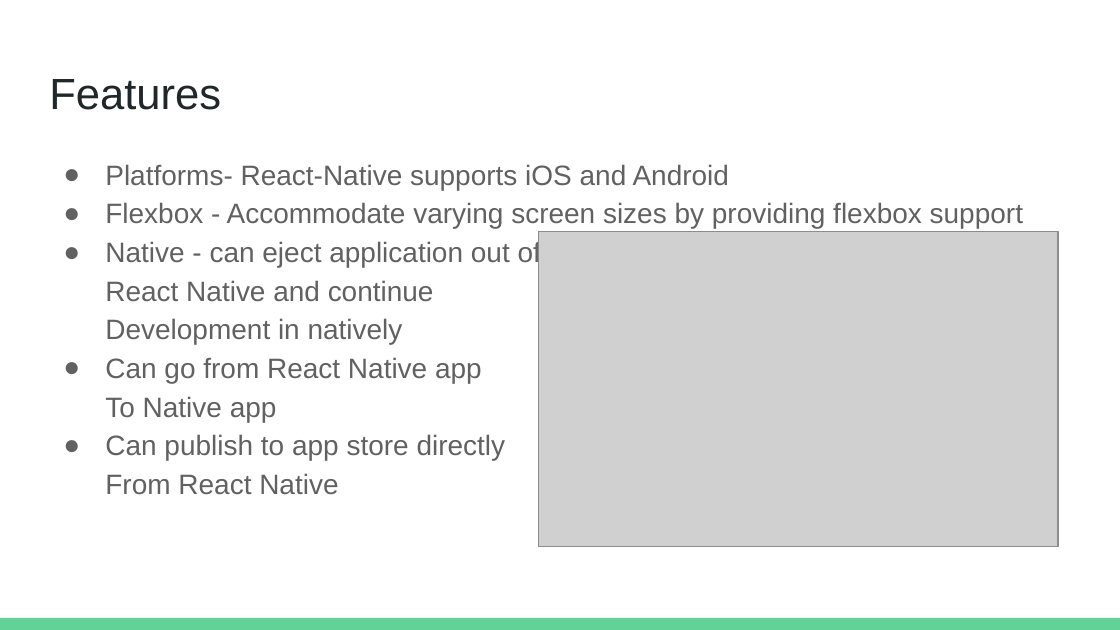
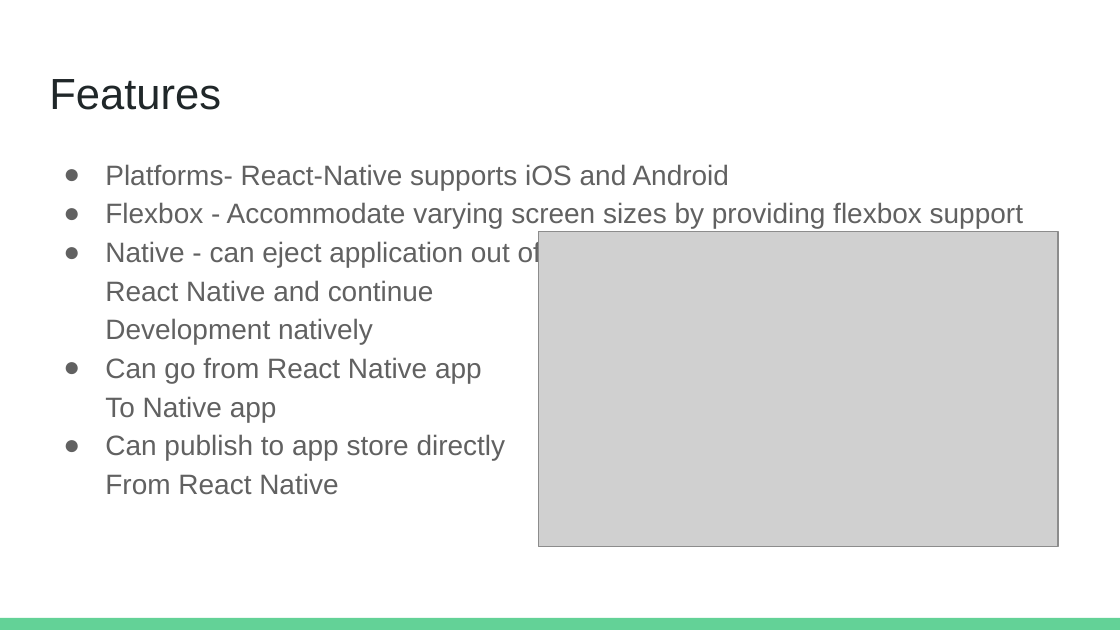
Before and after one commit to chasemoy/lightning-talk, a slide deck: slide 4 of Lightning Talk.pptx. Drawn at 1120x630 pixels with LibreOffice and Linux fonts; fonts in the diff are those of the drawing; grey boxes stand for pictures. Boxes give left, top, right and bottom in pixels: in the first picture for what was removed or moved away, otherwise in the second. Text is boxed around its words. In the diff, an @@ line names an element or a change of style, - is before the commit and + after.

```diff
--- a/Lightning Talk.pptx
+++ b/Lightning Talk.pptx
@@ text at (105, 240, 541, 345): text changed @@
-● Native - can eject application out of
-  React Native and continue
-  Development in natively
+● Native - can eject application out of
+  React Native and continue
+  Development natively
```
Also in this commit, not shown: 2 other slides changed, 1 slide removed.
